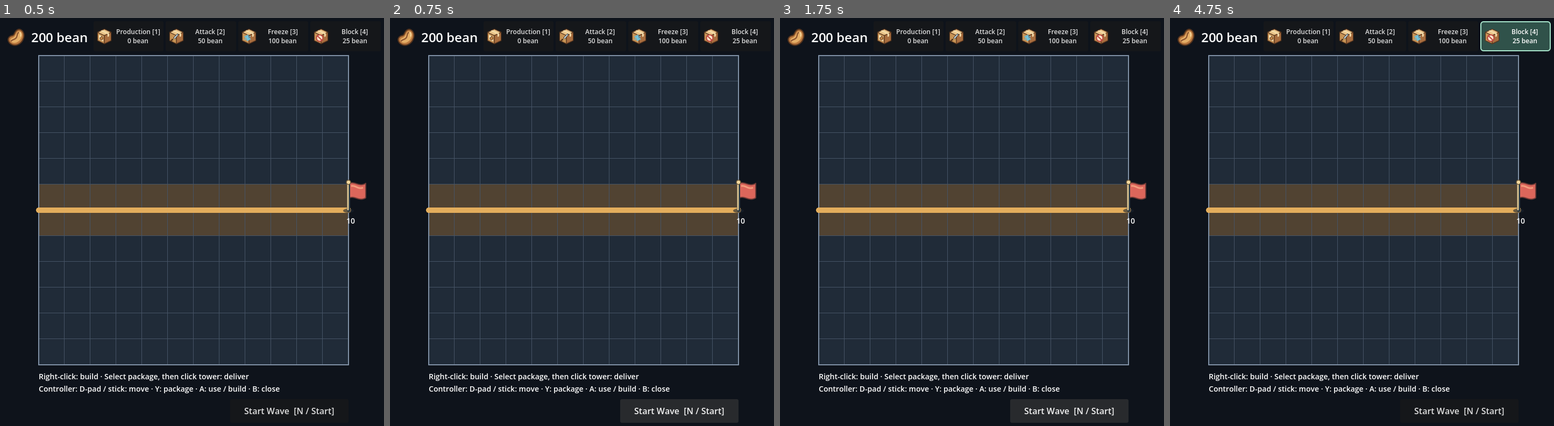
Above: before the commit, frames 1-4 (left to right).
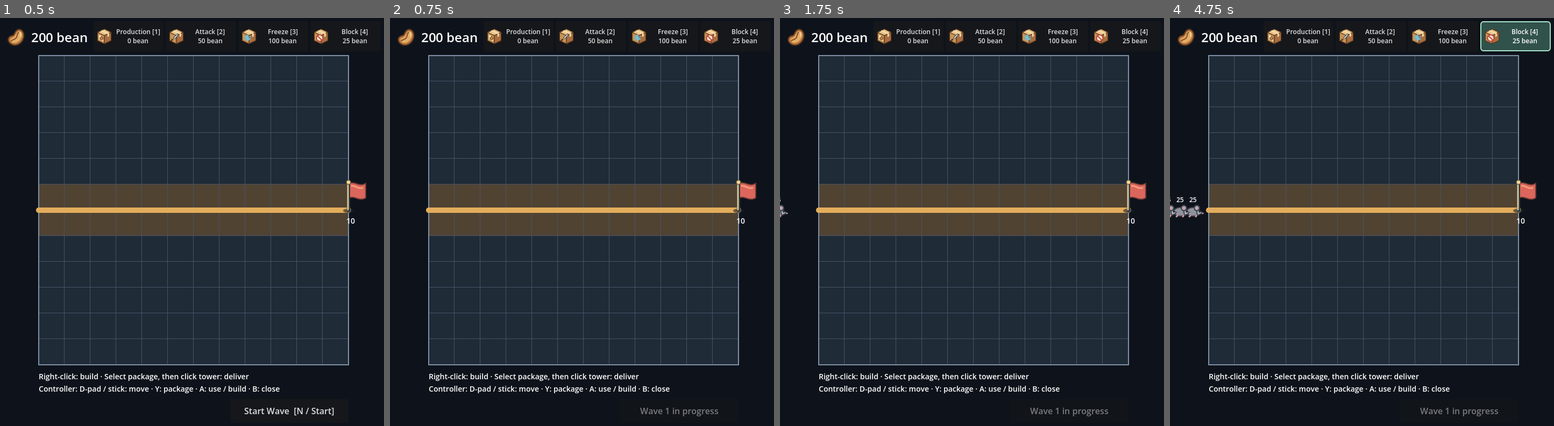
Above: after the commit, the same moments.

Repository: Charka123/GodotGame
Game: Godot game, scene res://scenes/main.tscn
Same seed, same stepped clock (60 frames per second), same inputs: the game is played once before the commit and once after it.
Inputs (mouse positions are in pixels of both pictures, inside the frame that each line leads up to):
- Up to frame 1 (0.5 s): no input
- Up to frame 2 (0.75 s): click "Start Wave [N / Start]" at 0.5 s
- Up to frame 3 (1.75 s): click (1068, 409) at 1.25 s, where only the run before the commit has a clickable "Start Wave [N / Start]"
- Up to frame 4 (4.75 s): click "Production [1] 0 bean" at 2 s; click "Attack [2] 50 bean" at 2.75 s; click "Freeze [3] 100 bean" at 3.5 s; click "Block [4] 25 bean" at 4.25 s

Frame 1 is identical in both runs. In frame 2, 0.2% of the frame differs, in the area x 63-87%, y 95-98%; in frame 3, 0.3%; in frame 4, 0.5%, in the area x 0-87%, y 43-98%.

Commit message:
Added first wave of mobs and attack package implementation

Diff:
--- /dev/null
+++ b/assets/rat.svg
@@ -0,0 +1 @@
+<svg xmlns="http://www.w3.org/2000/svg" width="40" height="28" viewBox="0 0 40 28"><path d="M12 19C-2 27 1 7 6 12" fill="none" stroke="#cb9194" stroke-width="3" stroke-linecap="round"/><ellipse cx="20" cy="17" rx="12" ry="8" fill="#8f939c" stroke="#3c414d" stroke-width="2"/><path d="M26 12L38 19L28 24Z" fill="#aeb0b8" stroke="#3c414d" stroke-width="2"/><circle cx="27" cy="10" r="5" fill="#92949e" stroke="#3c414d" stroke-width="2"/><circle cx="27" cy="10" r="2.5" fill="#d7a3aa"/><circle cx="32" cy="17" r="1.5" fill="#141b25"/><circle cx="38" cy="20" r="1.5" fill="#d79ca6"/><path d="M15 24L13 26M26 24L25 26" stroke="#d79ca6" stroke-width="3" stroke-linecap="round"/></svg>
--- a/scenes/grid_board.tscn
+++ b/scenes/grid_board.tscn
@@ -28,3 +28,5 @@
 
 [node name="GoalFlag" parent="." instance=ExtResource("3_flag")]
 position = Vector2(576, 288)
+
+[node name="Mobs" type="Node2D" parent="."]
--- a/scenes/main.tscn
+++ b/scenes/main.tscn
@@ -6,12 +6,16 @@
 [ext_resource type="Script" path="res://scripts/package_delivery.gd" id="4_delivery"]
 [ext_resource type="PackedScene" path="res://scenes/wave_button.tscn" id="5_wave_button"]
 [ext_resource type="Script" path="res://scripts/main.gd" id="6_main"]
+[ext_resource type="Script" path="res://scripts/wave_controller.gd" id="7_wave"]
 
 [node name="Main" type="Node2D"]
 script = ExtResource("6_main")
 
 [node name="PackageDelivery" type="Node" parent="."]
 script = ExtResource("4_delivery")
+
+[node name="WaveController" type="Node" parent="."]
+script = ExtResource("7_wave")
 
 [node name="GridBoard" parent="." instance=ExtResource("1_board")]
 position = Vector2(72, 72)
--- a/scenes/package_selector.tscn
+++ b/scenes/package_selector.tscn
@@ -46,7 +46,7 @@
 custom_minimum_size = Vector2(130, 56)
 layout_mode = 2
 size_flags_horizontal = 3
-tooltip_text = "Attack: 50 bean. Select with 2; controller Y / Triangle cycles packages. Effect not implemented yet."
+tooltip_text = "Attack: 50 bean. Passes right, then hits all mobs: 20 damage in its column, 10 in each neighboring column."
 theme_override_font_sizes/font_size = 12
 theme_override_constants/icon_max_width = 32
 theme_override_styles/pressed = SubResource("Style_selected")
--- /dev/null
+++ b/scenes/rat.tscn
@@ -0,0 +1,20 @@
+[gd_scene load_steps=3 format=3]
+
+[ext_resource type="Script" path="res://scripts/rat.gd" id="1"]
+[ext_resource type="Texture2D" path="res://assets/rat.svg" id="2"]
+
+[node name="Rat" type="Node2D"]
+script = ExtResource("1")
+
+[node name="Sprite2D" type="Sprite2D" parent="."]
+texture = ExtResource("2")
+
+[node name="Health" type="Label" parent="."]
+offset_left = -20.0
+offset_top = -28.0
+offset_right = 20.0
+offset_bottom = -10.0
+mouse_filter = 2
+theme_override_font_sizes/font_size = 12
+text = "25"
+horizontal_alignment = 1
--- a/scenes/wave_button.tscn
+++ b/scenes/wave_button.tscn
@@ -16,7 +16,7 @@
 offset_top = 712.0
 offset_right = 648.0
 offset_bottom = 756.0
-tooltip_text = "Start a wave (N / controller Start). Wave spawning is not implemented yet."
+tooltip_text = "Start wave 1: five rats. N / controller Start."
 text = "Start Wave  [N / Start]"
 shortcut = SubResource("Shortcut_start")
 script = ExtResource("1_script")
--- a/scripts/package_delivery.gd
+++ b/scripts/package_delivery.gd
@@ -4,6 +4,7 @@
 signal package_resolved(package: StringName, cell: Vector2i)
 
 const PACKAGES := {
+	&"attack": {"cost": 50, "icon": preload("res://assets/attack_package.svg")},
 	&"production": {"cost": 0, "icon": preload("res://assets/production_package.svg")},
 	&"block": {"cost": 25, "icon": preload("res://assets/block_package.svg")},
 }
@@ -35,14 +36,15 @@
 func deliver_package(package: StringName, cell: Vector2i) -> void:
 	if delivering or not PACKAGES.has(package) or not board.occupied_cells.has(cell):
 		return
-	if cooldowns[package] > 0.0:
+	if cooldowns.get(package, 0.0) > 0.0:
 		return
 	if not Economy.spend_beans(PACKAGES[package].cost):
 		return
 	delivering = true
 	selector.clear_selection()
-	cooldowns[package] = COOLDOWN_SECONDS
-	selector.update_cooldown(package, COOLDOWN_SECONDS)
+	if cooldowns.has(package):
+		cooldowns[package] = COOLDOWN_SECONDS
+		selector.update_cooldown(package, COOLDOWN_SECONDS)
 	if package == &"block":
 		board.occupied_cells[cell].apply_block()
 		delivering = false
@@ -67,6 +69,8 @@
 		cell = next_cell
 	var tower = board.occupied_cells[cell]
 	match package:
+		&"attack":
+			$"../WaveController".apply_attack(cell.x)
 		&"production":
 			Economy.add_beans(100)
 			tower.show_production()
--- /dev/null
+++ b/scripts/rat.gd
@@ -0,0 +1,34 @@
+extends Node2D
+
+signal resolved(escaped: bool)
+
+const MAX_HEALTH := 25
+const SPEED := 48.0 / 3.0
+var health := MAX_HEALTH
+var finished := false
+
+
+func advance(delta: float) -> void:
+	if finished:
+		return
+	position.x += SPEED * delta
+	if position.x >= 576.0:
+		_finish(true)
+
+
+func take_damage(amount: int) -> void:
+	if finished:
+		return
+	health = maxi(0, health - amount)
+	$Health.text = str(health)
+	if health == 0:
+		_finish(false)
+	else:
+		$Sprite2D.modulate = Color(1.0, 0.45, 0.45)
+		create_tween().tween_property($Sprite2D, "modulate", Color.WHITE, 0.2)
+
+
+func _finish(escaped: bool) -> void:
+	finished = true
+	resolved.emit(escaped)
+	queue_free()
--- a/scripts/wave_button.gd
+++ b/scripts/wave_button.gd
@@ -1,5 +1,5 @@
 extends Button
-## UI hook for a future wave controller. No spawning or wave state yet.
+## Requests the next available wave from the wave controller.
 
 signal wave_requested
 
--- /dev/null
+++ b/scripts/wave_controller.gd
@@ -0,0 +1,73 @@
+extends Node
+## Only wave one is defined. Future waves can reuse the button and rat scene.
+
+const RAT = preload("res://scenes/rat.tscn")
+const MOB_COUNT := 5
+const SPAWN_INTERVAL := 1.5
+const SPAWN_POSITION := Vector2(-96, 288)
+
+var active := false
+var completed := false
+var elapsed := 0.0
+var spawned := 0
+var remaining := 0
+
+@onready var mobs: Node2D = $"../GridBoard/Mobs"
+@onready var flag = $"../GridBoard/GoalFlag"
+@onready var button: Button = $"../HUD/WaveButton"
+
+
+func _ready() -> void:
+	button.wave_requested.connect(start_wave)
+
+
+func start_wave() -> void:
+	if active or completed or flag.is_defeated:
+		return
+	active = true
+	remaining = MOB_COUNT
+	button.disabled = true
+	button.text = "Wave 1 in progress"
+	_spawn_rat(0.0)
+
+
+func _process(delta: float) -> void:
+	if not active or flag.is_defeated:
+		return
+	elapsed += delta
+	for mob in mobs.get_children():
+		mob.advance(delta)
+		if flag.is_defeated:
+			return
+	while spawned < MOB_COUNT and elapsed >= spawned * SPAWN_INTERVAL:
+		_spawn_rat(elapsed - spawned * SPAWN_INTERVAL)
+
+
+func _spawn_rat(age: float) -> void:
+	var rat = RAT.instantiate()
+	rat.position = SPAWN_POSITION
+	mobs.add_child(rat)
+	rat.resolved.connect(_on_mob_resolved)
+	spawned += 1
+	rat.advance(age)
+
+
+func _on_mob_resolved(escaped: bool) -> void:
+	remaining -= 1
+	if escaped:
+		flag.register_mob_passed()
+	if remaining == 0:
+		active = false
+		completed = true
+		button.text = "Wave 1 complete"
+		button.tooltip_text = "No further waves defined yet."
+
+
+func apply_attack(column: int) -> void:
+	for mob in mobs.get_children():
+		if mob.finished or mob.position.x < 0.0 or mob.position.x >= 576.0:
+			continue
+		var mob_column := floori(mob.position.x / 48.0)
+		var distance := absi(mob_column - column)
+		if distance <= 1:
+			mob.take_damage(20 if distance == 0 else 10)
--- a/tests/package_delivery_test.gd
+++ b/tests/package_delivery_test.gd
@@ -75,7 +75,6 @@
 	assert(endpoints.back() == Vector2i(4, 0), "A lone endpoint resolves locally")
 	var balance: int = economy.beans
 	delivery.deliver_package(&"production", Vector2i(5, 0))
-	delivery.deliver_package(&"attack", Vector2i.ZERO)
 	delivery.deliver_package(&"freeze", Vector2i.ZERO)
 	assert(not delivery.delivering)
 	assert(economy.beans == balance)
--- /dev/null
+++ b/tests/wave_attack_test.gd
@@ -0,0 +1,57 @@
+extends SceneTree
+
+
+func _initialize() -> void:
+	call_deferred("_run")
+
+
+func _run() -> void:
+	var main = load("res://scenes/main.tscn").instantiate()
+	root.add_child(main)
+	await process_frame
+	var wave = main.get_node("WaveController")
+	var mobs = main.get_node("GridBoard/Mobs")
+	var board = main.get_node("GridBoard/TowerPlacement")
+	var delivery = main.get_node("PackageDelivery")
+	var economy = root.get_node("Economy")
+	wave.set_process(false)
+	assert(mobs.get_child_count() == 0)
+	main.get_node("HUD/WaveButton").pressed.emit()
+	assert(wave.active and wave.spawned == 1)
+	assert(main.get_node("HUD/WaveButton").disabled)
+	wave.start_wave()
+	assert(wave.spawned == 1)
+	wave._process(6.0)
+	assert(mobs.get_child_count() == 5)
+	for i in range(5):
+		assert(mobs.get_child(i).health == 25)
+		assert(is_equal_approx(mobs.get_child(i).position.x, -24.0 * i))
+	wave._process(3.0)
+	assert(is_equal_approx(mobs.get_child(0).position.x, 48.0))
+	# Two towers make Attack pass from column 0 to column 1.
+	for column in [0, 1]:
+		board.menu_cell = Vector2i(column, 0)
+		board._place_tower()
+	var positions := [12.0, 60.0, 84.0, 108.0, 156.0]
+	for i in range(5):
+		mobs.get_child(i).position.x = positions[i]
+	delivery.deliver_package(&"attack", Vector2i.ZERO)
+	assert(economy.beans == 50)
+	await create_timer(0.3).timeout
+	for mob in mobs.get_children():
+		assert(mob.health == 25, "No damage while passing")
+	await delivery.package_resolved
+	var expected := [15, 5, 5, 15, 25]
+	for i in range(5):
+		assert(mobs.get_child(i).health == expected[i])
+	await delivery.deliver_package(&"attack", Vector2i.ZERO)
+	await process_frame
+	assert(economy.beans == 0)
+	assert(mobs.get_child_count() == 3)
+	assert(wave.remaining == 3)
+	wave._process(50.0)
+	assert(wave.completed and not wave.active)
+	assert(main.get_node("GridBoard/GoalFlag").mobs_passed == 3)
+	assert(main.get_node("GridBoard/GoalFlag/Counter").text == "7")
+	print("PASS: wave button, five rats, health, speed, spacing, passing Attack damage, multiple targets, costs, kills, escapes, completion")
+	quit()
Not shown, added: assets/rat.svg.import
Not shown: 1 places in scenes/main.tscn that only renumber resources
Not shown, added: scripts/rat.gd.uid
Not shown, added: scripts/wave_controller.gd.uid
Not shown, added: tests/wave_attack_test.gd.uid
